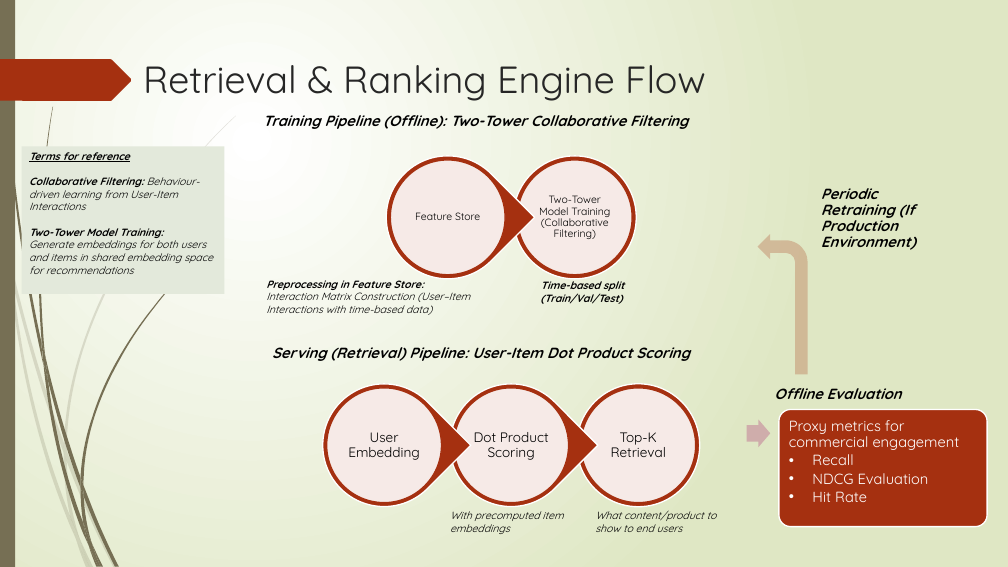
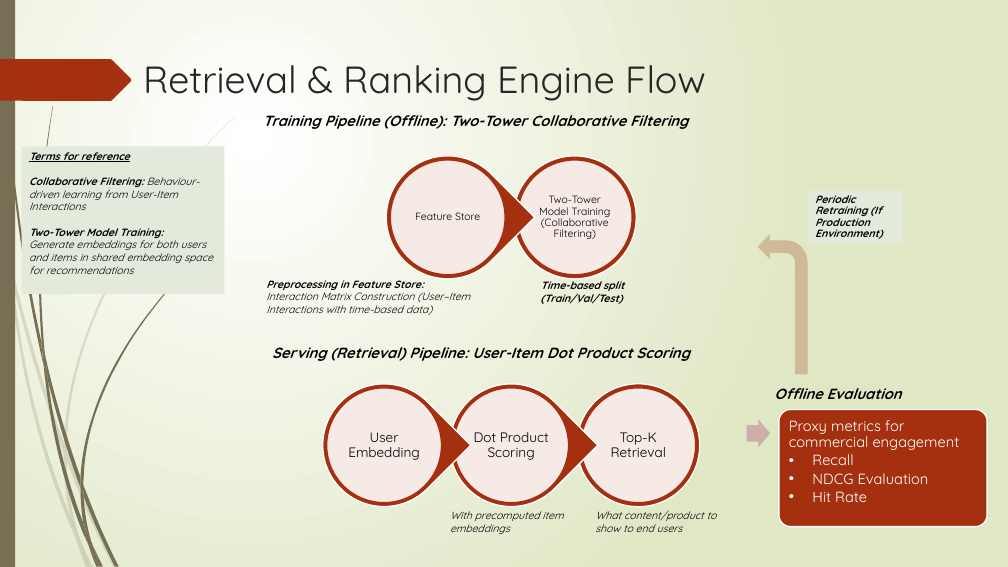
Before and after one commit to Phrey001/mle-marketplace-growth, a slide deck: slide 5 of docs/architecture.pptx (slide 4 before the commit). Drawn at 1008x567 pixels with LibreOffice and Linux fonts; fonts in the diff are those of the drawing. Boxes give left, top, right and bottom in pixels: in the first picture for what was removed or moved away, otherwise in the second. Text is boxed around its words. In the diff, an @@ line names an element or a change of style, - is before the commit and + after.

Commit message:
just redesigned purpose propensity engine architecture, to refactor specs, docs, implementation

```diff
--- a/docs/architecture.pptx
+++ b/docs/architecture.pptx
@@ rectangle "Periodic Retraining (If Production Environment)": place and size @@
-rectangle "Periodic Retraining (If Production Environment)" at [821, 188, 916, 250]
+rectangle "Periodic Retraining (If Production Environment)" at [808, 191, 903, 244]
@@ rectangle "Periodic Retraining (If Production Environment)" at [808, 191, 903, 244]: size 14 to 10 pt; fill none to #E3E9DB @@
```
Also in this commit, not shown: 2 other slides changed, 1 slide added, 1 other file.
